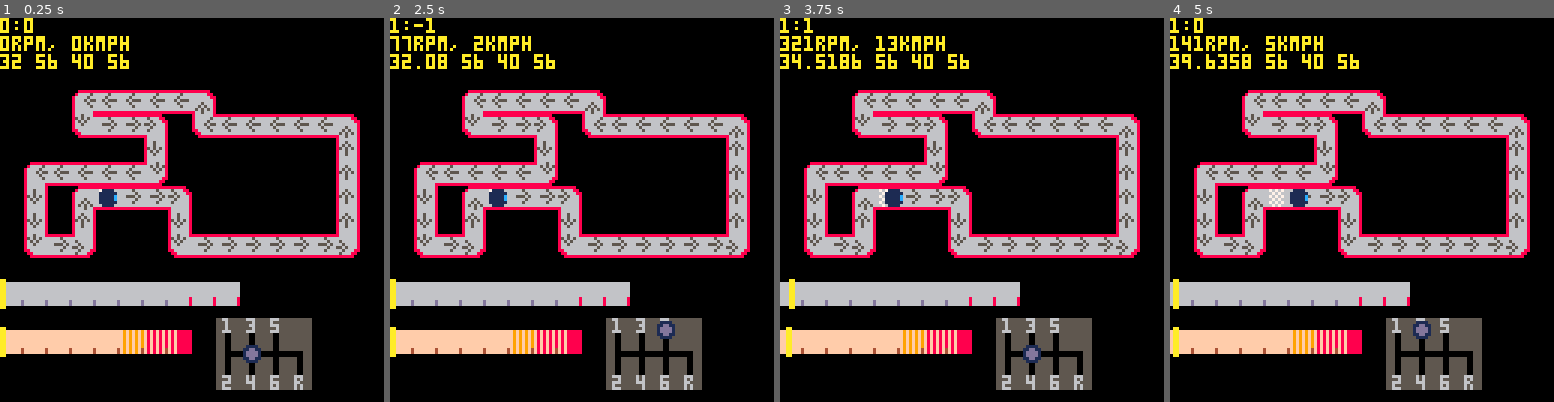
Above: before the commit, frames 1-4 (left to right).
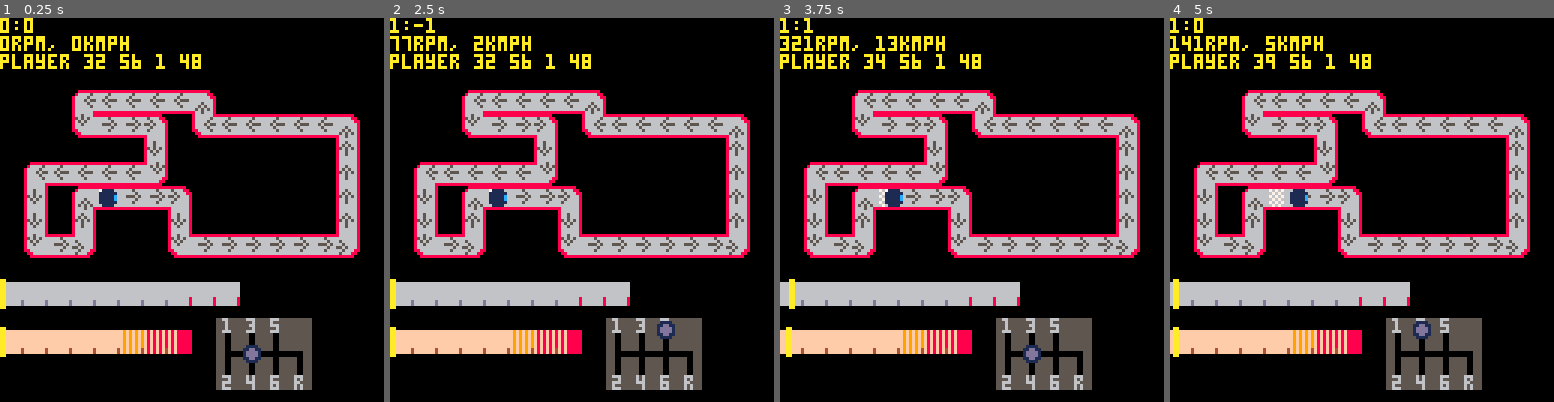
Above: after the commit, the same moments.

Repository: VedVid/PICOdrag
Game: PICO-8 cartridge picodrag.p8
Same seed, same stepped clock (60 frames per second), same inputs: the game is played once before the commit and once after it.
Inputs:
- Up to frame 1 (0.25 s): no input
- Up to frame 2 (2.5 s): hold Right 1.6-2.1 s; hold Up 2.15-2.42 s; hold Right from 2.47 s (still down)
- Up to frame 3 (3.75 s): release Right at 3.03 s; hold Left 3.08-3.58 s; hold Down from 3.63 s (still down)
- Up to frame 4 (5 s): release Down at 3.97 s; hold Right 4.02-4.68 s; hold Up from 4.73 s (still down)

The runs differ from the first frame. In frame 1, 0.7% of the frame differs, in the area x 0-53%, y 9-14%; in frame 2, 0.8%; in frame 3, 0.8%; in frame 4, 0.9%.

Commit message:
Merging smooth animation from "track" branch into master. The reason of previous problems was lack of handling the remaining decimals after the car changed the direction

Diff:
--- a/picodrag.p8
+++ b/picodrag.p8
@@ -6,17 +6,16 @@
 function _init()
  pi = 3.14
  fps = 30
- km_ratio = 0.01
+ km_ratio = 0.1
  track = make_track()
  player = make_player(track)
  car = make_car()
  ui = create_ui(car)
- d = {}
 end
 
 function _update()
  handle_keys()
- d = player_update(player, car, track)
+ player_update(player, car, track)
  car_update(car)
  gauges_update(ui, car)
 end
@@ -36,13 +35,10 @@
  else
   print("no rpm and speed info")
  end
--- if (player) then
---  print("player "..player.x.." "..player.y.." "..player.cell.." "..player.sprite)
--- else
---  print("no player found")
--- end
- if (d) then
-  print(player.x.." "..player.y.." "..d[2][1].." "..d[2][2])
+ if (player) then
+  print("player "..player.x.." "..player.y.." "..player.cell.." "..player.sprite)
+ else
+  print("no player found")
  end
 end
 
@@ -185,7 +181,9 @@
 
 function draw_track(track)
  for k, v in pairs(track.cells) do
-  spr(v[3], v[1], v[2])
+  spr(v[3],
+  track.x+(v[1]*8),
+  track.y+(v[2]*8))
  end
 end
 
@@ -377,50 +375,88 @@
 
 function make_player(track)
  local player = {}
- player.x = track.cells[1][1]
- player.y = track.cells[1][2]
+ player.x = track.start_x
+ player.x_dec = 0
+ player.y = track.start_y
+ player.y_dec = 0
  player.sprite = 48
  player.cell = 1
  return player
 end
 
 function player_update(player, car, track)
- local dir = {0, 0}
- local ncell = track.cells[player.cell]
- if not ncell then
+ local move_x = 0
+ local move_y = 0
+ local cell = nil
+ if track.cells[player.cell] then
+  cell = track.cells[player.cell][3]
+ else
   player.cell = 1
-  return
- end
- car.game_speed = car.current_speed * km_ratio
- if ncell[1] == player.x and
-  ncell[2] == player.y then
-  player.cell += 1
- elseif ncell[1] > player.x then
-  dir = {1, 0}
-  player.x += car.game_speed
-  if player.x > ncell[1] then
-   player.x = ncell[1]
-  end
- elseif ncell[1] < player.x then
-  dir = {-1, 0}
-  player.x -= car.game_speed
-  if player.x < ncell[1] then
-   player.x = ncell[1]
-  end
- elseif ncell[2] > player.y then
-  dir = {0, 1}
-  player.y += car.game_speed
-  if player.y > ncell[2] then
-   player.y = ncell[2]
-  end
- elseif ncell[2] < player.y then
-  dir = {0, -1}
-  player.y -= car.game_speed
-  if player.y < ncell[2] then
-   player.y = ncell[2]
-  end
- end
- return {dir, ncell}
+  cell = track.cells[player.cell][3]
+ end
+ if cell == 10 or
+  cell == 42 then
+  move_x = car.current_speed * km_ratio
+ elseif cell == 26 then
+  move_x = (-1) * car.current_speed * km_ratio
+ elseif cell == 11 or
+  cell == 43 then
+  move_y = car.current_speed * km_ratio
+ elseif cell == 27 then
+  move_y = (-1) * car.current_speed * km_ratio
+ elseif cell == 12 then
+  move_x = car.current_speed * km_ratio
+ elseif cell == 13 then
+  move_y = car.current_speed * km_ratio
+ elseif cell == 29 then
+  move_x = (-1) * car.current_speed * km_ratio
+ elseif cell == 28 then
+  move_y = (-1) * car.current_speed * km_ratio
+ elseif cell == 14 then
+  move_y = car.current_speed * km_ratio
+ elseif cell == 30 then
+  move_x = car.current_speed * km_ratio
+ elseif cell == 31 then
+  move_y = (-1) * car.current_speed * km_ratio
+ elseif cell == 15 then
+  move_x = (-1) * car.current_speed * km_ratio
+ end
+ player.x_dec += move_x
+ player.y_dec += move_y
+ local cont = true
+ while cont do
+  if player.x_dec >= 10 then
+   player.x += 1
+   player.x_dec -= 10
+   if player.x % 8 == 0 then
+    player.cell += 1
+	player.x_dec = 0
+   end
+  elseif player.x_dec <= -10 then
+   player.x -= 1
+   player.x_dec += 10
+   if player.x % 8 == 0 then
+    player.cell += 1
+	player.x_dec = 0
+   end
+  elseif player.y_dec >= 10 then
+   player.y += 1
+   player.y_dec -= 10
+   if player.y % 8 == 0 then
+    player.cell += 1
+	player.y_dec = 0
+   end
+  elseif player.y_dec <= -10 then
+   player.y -= 1
+   player.y_dec += 10
+   if player.y % 8 == 0 then
+    player.cell += 1
+	player.y_dec = 0
+   end
+  else
+   cont = false
+  end
+ end
 end
 
 function make_car()
@@ -490,7 +526,6 @@
  car.previous_gear = 0
  car.current_rpm = 0
  car.current_speed = 0
- car.game_speed = 0
  return car
 end
 
@@ -550,7 +585,6 @@
  car.previous_gear = 0
  car.current_rpm = 0
  car.current_speed = 0
- car.game_speed = 0
  return car
 end
 
@@ -705,10 +739,10 @@
  add(track.cells, {3,7,31})
  add(track.cells, {3,6,27})
  add(track.cells, {3,5,12})
- for k, v in pairs(track.cells) do
-  v[1] = track.x + (8 * v[1])
-  v[2] = track.y + (8 * v[2])
- end
+ track.start_x =
+  track.x+(8*track.cells[1][1])
+ track.start_y =
+  track.y+(8*track.cells[1][2])
  return track
 end
 __gfx__
